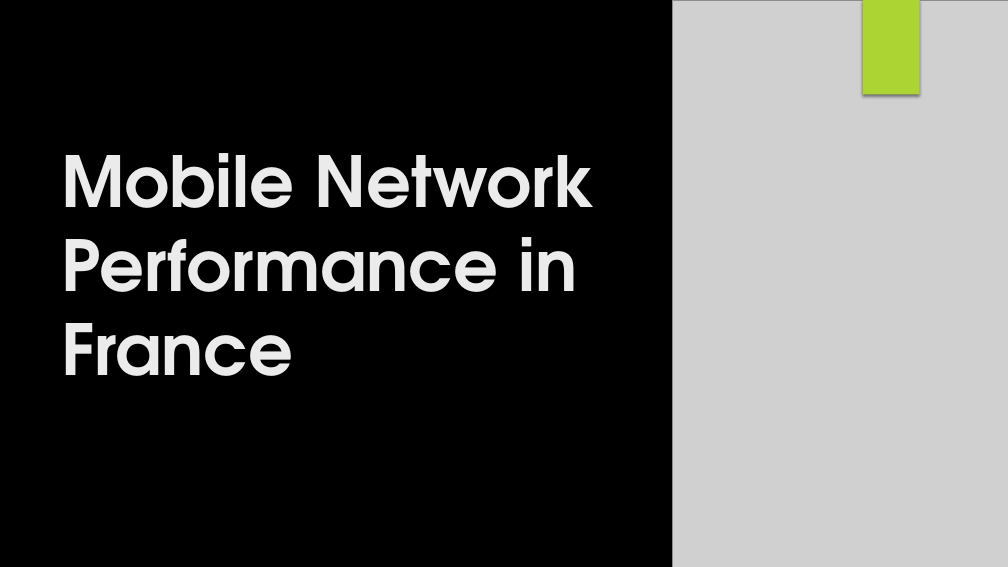
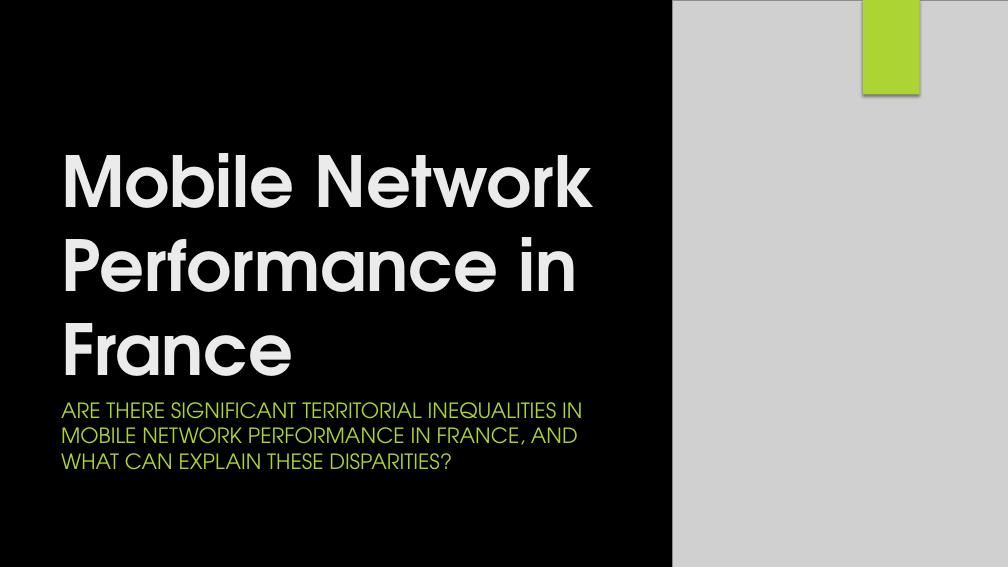
Before and after one commit to zidene306/RNCP-Project, a slide deck: slide 1 of RNCP_presentation_sept26.pptx. Drawn at 1008x567 pixels with LibreOffice and Linux fonts; fonts in the diff are those of the drawing; grey boxes stand for pictures; background and template pictures are left out. Boxes give left, top, right and bottom in pixels: in the first picture for what was removed or moved away, otherwise in the second. Text is boxed around its words. In the diff, an @@ line names an element or a change of style, - is before the commit and + after.

```diff
--- a/RNCP_presentation_sept26.pptx
+++ b/RNCP_presentation_sept26.pptx
@@ subtitle added at <box>61,402,582,470</box>, 20 pt, text #ACD433 @@
+ARE THERE SIGNIFICANT TERRITORIAL INEQUALITIES IN MOBILE NETWORK PERFORMANCE IN FRANCE, AND WHAT CAN EXPLAIN THESE DISPARITIES?
```
Also in this commit, not shown: 16 slides added, 2 slides removed, 20 other files.
